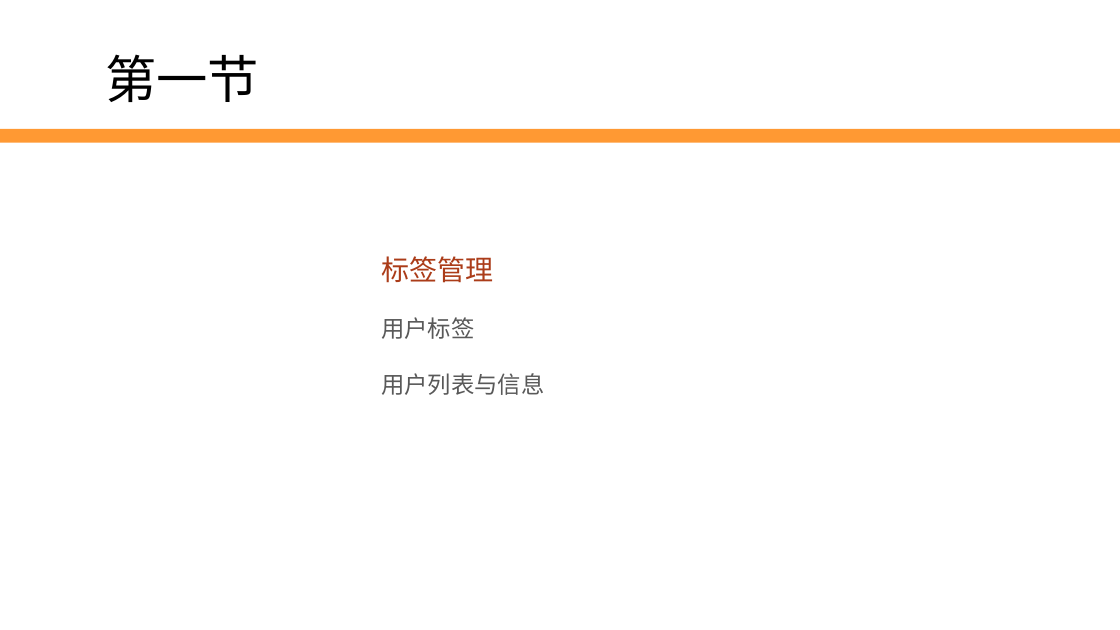
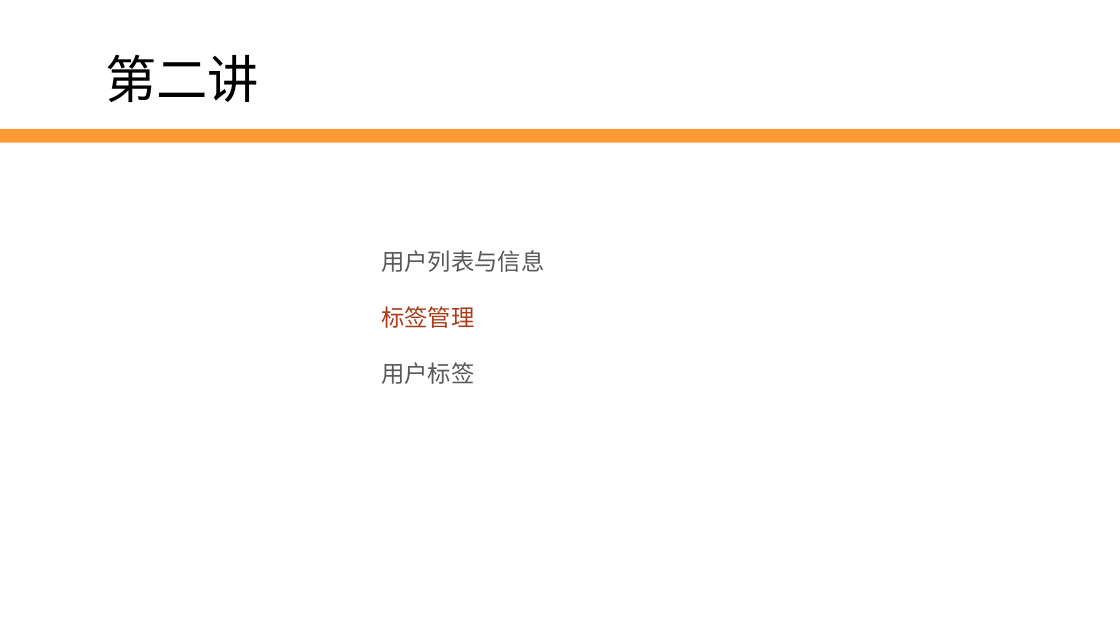
Before and after one commit to edu2act/2017-2018_1st_Wechat_Web_Programming, a slide deck: slide 14 of 课程ppt/第8讲 用户管理.pptx (slide 4 before the commit). Drawn at 1120x630 pixels with LibreOffice and Linux fonts; fonts in the diff are those of the drawing; background and template pictures are left out. Boxes give left, top, right and bottom in pixels: in the first picture for what was removed or moved away, otherwise in the second. Text is boxed around its words. In the diff, an @@ line names an element or a change of style, - is before the commit and + after.

```diff
--- a/课程ppt/第8讲 用户管理.pptx
+++ b/课程ppt/第8讲 用户管理.pptx
@@ text at (105, 54, 259, 102): text changed @@
-第一节
+第二讲
@@ text at (381, 250, 545, 272): paragraph added @@
+1. 用户列表与信息
@@ text at (381, 306, 474, 328): size 24 to 20 pt in "标签管理" @@
@@ text at (381, 373, 545, 395): paragraph removed @@
-3. 用户列表与信息
```
Also in this commit, not shown: 20 other slides changed, 3 slides added.
